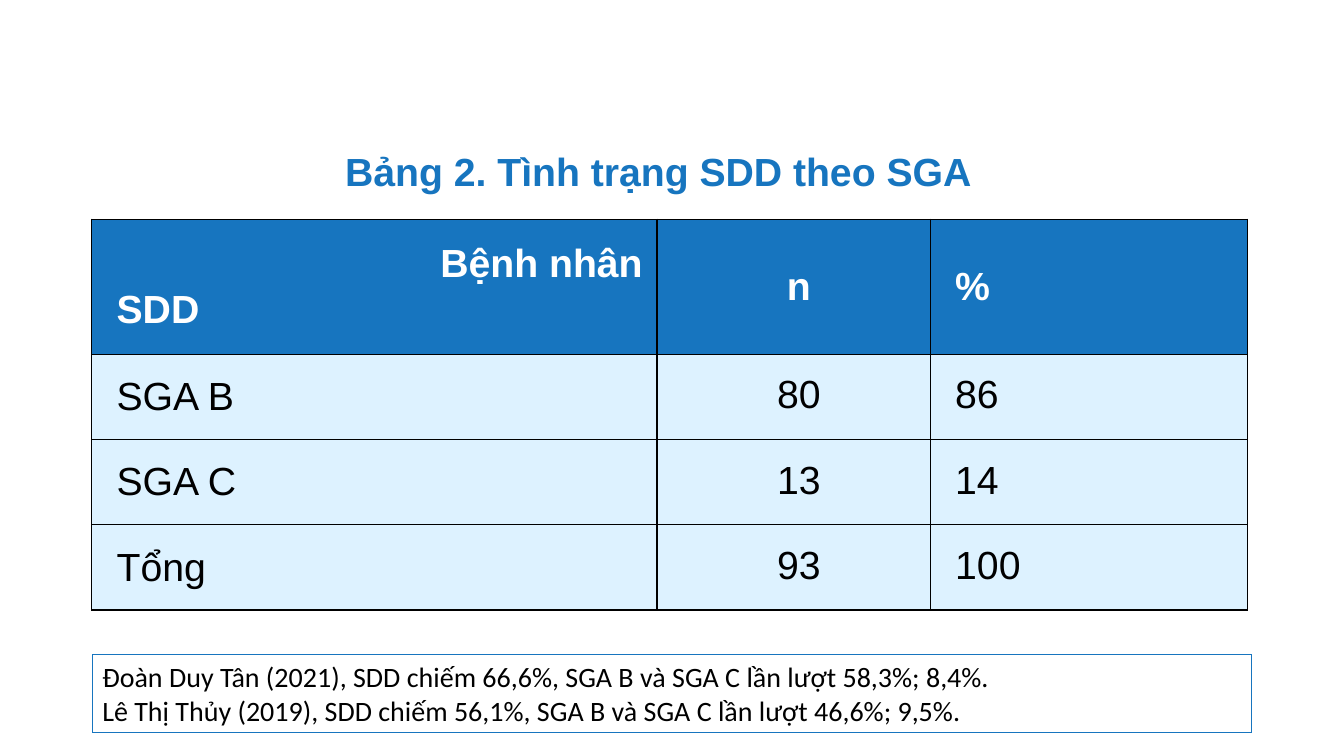
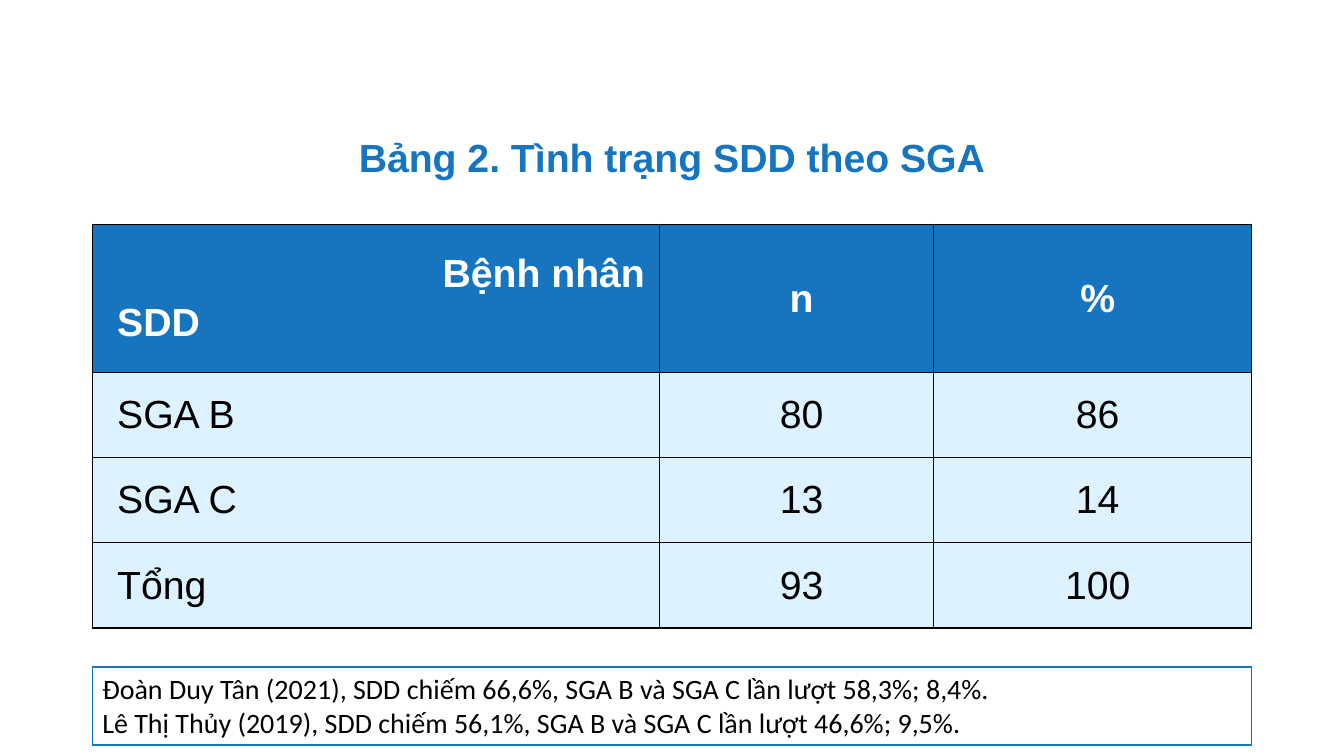
Before and after one commit to MedPocket/HPMUGraduation-thesis, a slide deck: slide 25 of Thuc-trang-va-mot-so-yeu-to-lien-quan-dinh-duong-BN-lao-phoi_Nhat-Nguyen.pptx. Drawn at 1344x756 pixels with LibreOffice and Linux fonts; fonts in the diff are those of the drawing; background and template pictures are left out. Boxes give left, top, right and bottom in pixels: in the first picture for what was removed or moved away, otherwise in the second. Text is boxed around its words. In the diff, an @@ line names an element or a change of style, - is before the commit and + after.

```diff
--- a/Thuc-trang-va-mot-so-yeu-to-lien-quan-dinh-duong-BN-lao-phoi_Nhat-Nguyen.pptx
+++ b/Thuc-trang-va-mot-so-yeu-to-lien-quan-dinh-duong-BN-lao-phoi_Nhat-Nguyen.pptx
@@ text "Bảng 2. Tình trạng SDD ...": place and size @@
-text "Bảng 2. Tình trạng SDD ..." at <box>345,156,972,194</box>
+text "Bảng 2. Tình trạng SDD ..." at <box>359,142,985,180</box>
@@ text "Bảng 2. Tình trạng SDD ..." at <box>359,142,985,180</box>: alignment left to centre @@
@@ table at <box>93,225,1252,628</box> @@
@@ more space between paragraphs @@
@@ alignment left to centre @@
@@ table: place and size @@
-table at <box>92,219,1248,610</box>
+table at <box>93,225,1252,628</box>
@@ rectangle "Đoàn Duy Tân (2021), SDD ...": place and size @@
-rectangle "Đoàn Duy Tân (2021), SDD ..." at <box>93,654,1252,732</box>
+rectangle "Đoàn Duy Tân (2021), SDD ..." at <box>93,667,1252,745</box>
```
Also in this commit, not shown: 24 other slides changed.
